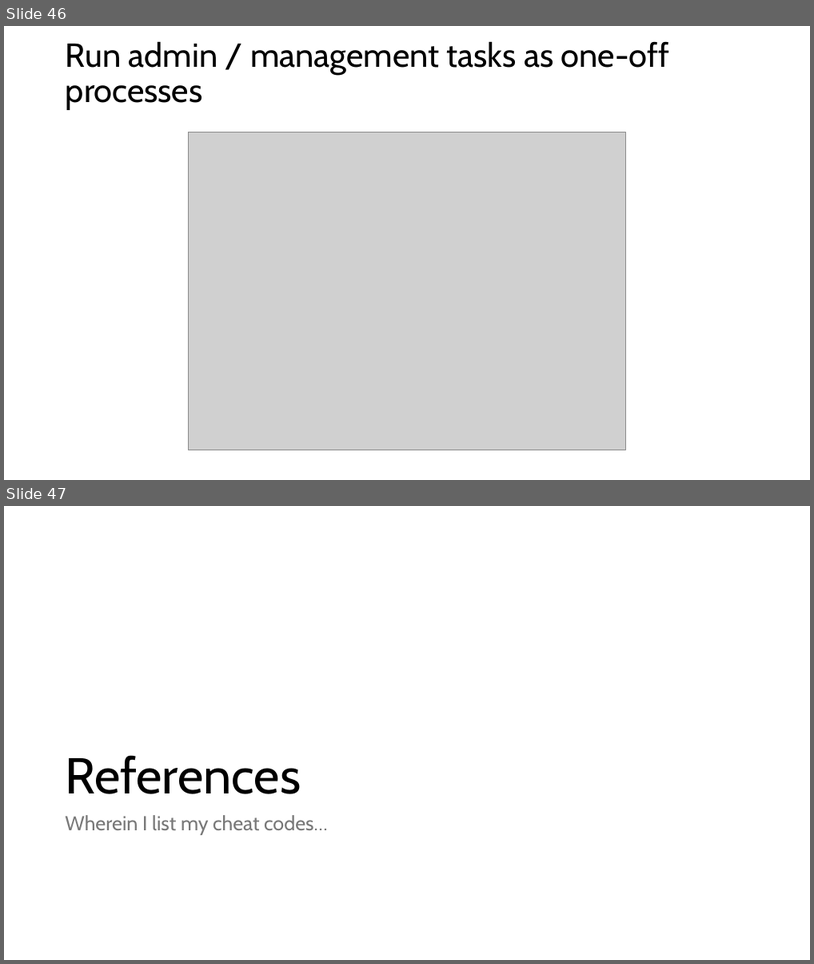
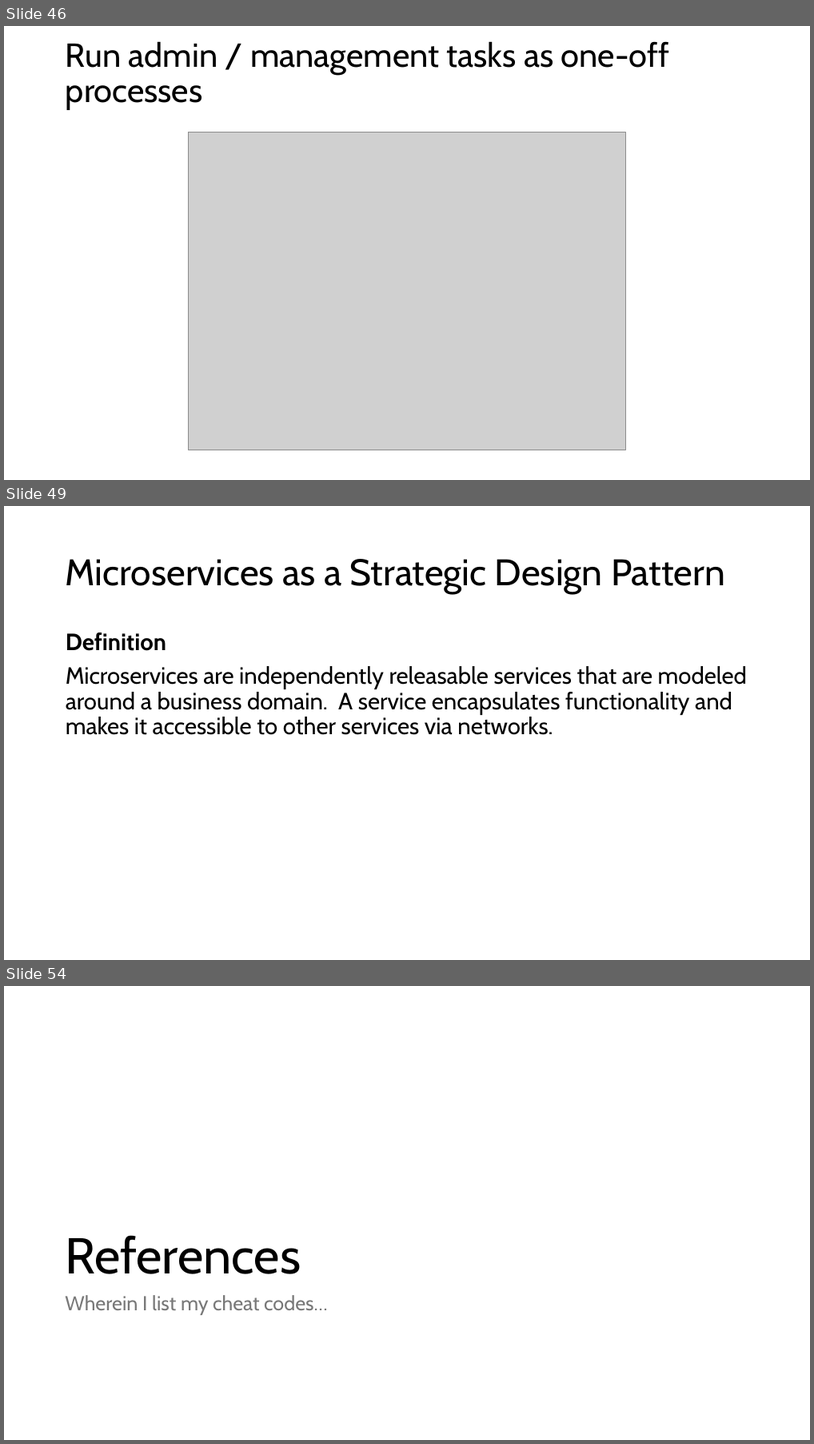
Before and after one commit to ericburcham/cloud-patterns-and-practices, a slide deck: Presentation.pptx. Shown one above the other, each under a label of ours: slides 46 and 47 before the commit, slides 46, 49 and 54 after it; the slides between them are not shown. The pictures are 814x964 and 814x1444 pixels, drawn with LibreOffice and Linux fonts; fonts in the diff are those of the drawing; grey boxes stand for pictures. Boxes give left, top, right and bottom in pixels: in the first picture for what was removed or moved away, otherwise in the second. Text is boxed around its words. In the diff, an @@ line names an element or a change of style, - is before the commit and + after.

Commit message:
add microservices slides

```diff
--- a/Presentation.pptx
+++ b/Presentation.pptx
@@ slide 49 added at bbox=[4, 506, 810, 960], background #FFFFFF @@
@@ title added at bbox=[66, 559, 726, 594], 44 pt, text #000000 @@
+Microservices as a Strategic Design Pattern
@@ text added at bbox=[66, 632, 747, 735], 28 pt, text #000000 @@
+Definition
+Microservices are independently releasable services that are modeled around a business domain. A service encapsulates functionality and makes it accessible to other services via networks.
@@ what was slide 47 is now slide 54 @@
```
Also in this commit, not shown: 1 slide changed, 6 other slides added, 1 other file.
